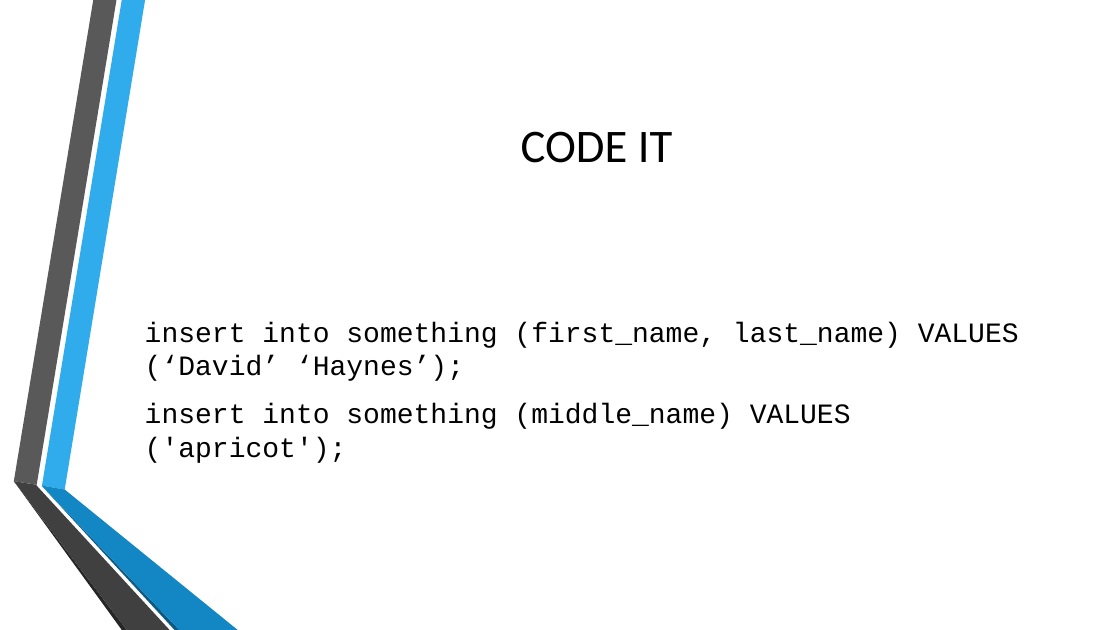
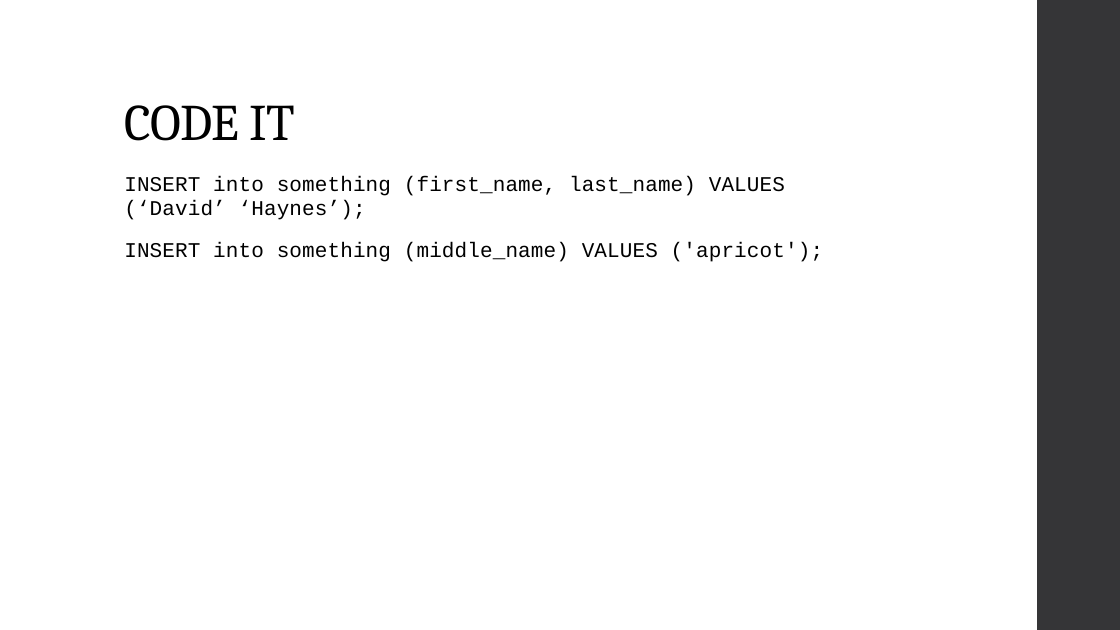
Before and after one commit to MGIS-UMN/GIS5577_week3, a slide deck: slide 10 of Database_Management.odp (slide 7 before the commit). Drawn at 1120x630 pixels with LibreOffice and Linux fonts; fonts in the diff are those of the drawing; background and template pictures are left out. Boxes give left, top, right and bottom in pixels: in the first picture for what was removed or moved away, otherwise in the second. Text is boxed around its words. In the diff, an @@ line names an element or a change of style, - is before the commit and + after.

```diff
--- a/Database_Management.odp
+++ b/Database_Management.odp
@@ freeform shape added at (1038,0,1120,630), fill #353537 @@
@@ title "CODE IT": place and size @@
-title "CODE IT" at (521,131,672,163)
+title "CODE IT" at (124,105,296,141)
@@ title "CODE IT" at (124,105,296,141): size 40 to 44 pt, font Calibri to Cambria, letter spacing 0 to -0.5 pt; alignment centre to left; line spacing 1 to 0.9; vertical alignment middle to bottom @@
@@ text "INSERT into something (first_name, last_name) ..." at (124,176,823,262): vertical alignment middle to top @@
@@ text at (124,176,823,262): text changed; size 24 to 18 pt @@
-insert into something (first_name, last_name) VALUES (‘David’ ‘Haynes’);
-insert into something (middle_name) VALUES ('apricot');
+INSERT into something (first_name, last_name) VALUES (‘David’ ‘Haynes’);
+INSERT into something (middle_name) VALUES ('apricot');
@@ group removed at (13,0,238,630): 6 freeform shapes @@
```
Also in this commit, not shown: 40 other slides changed, 5 slides added, 3 other files.
